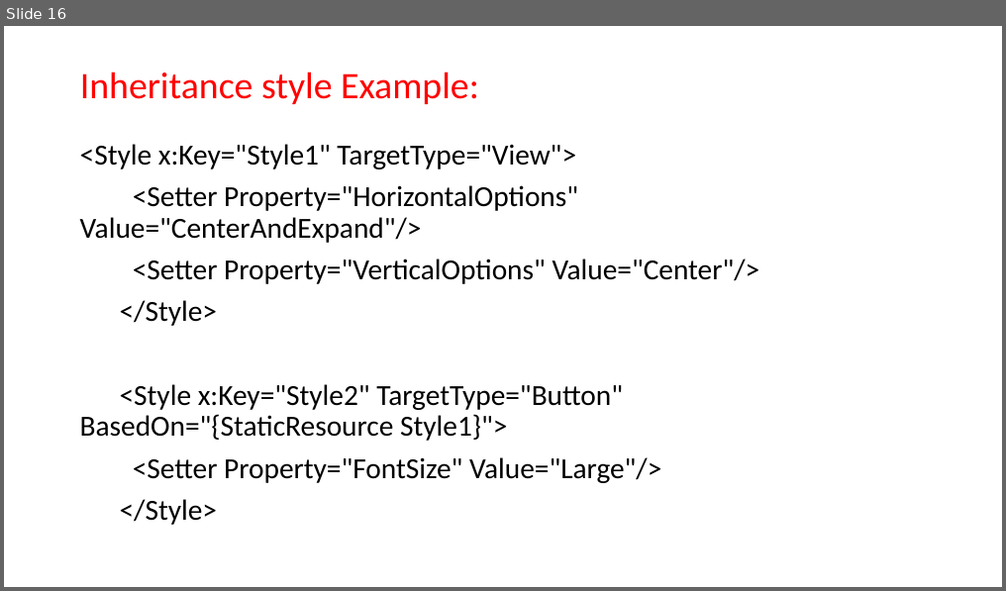
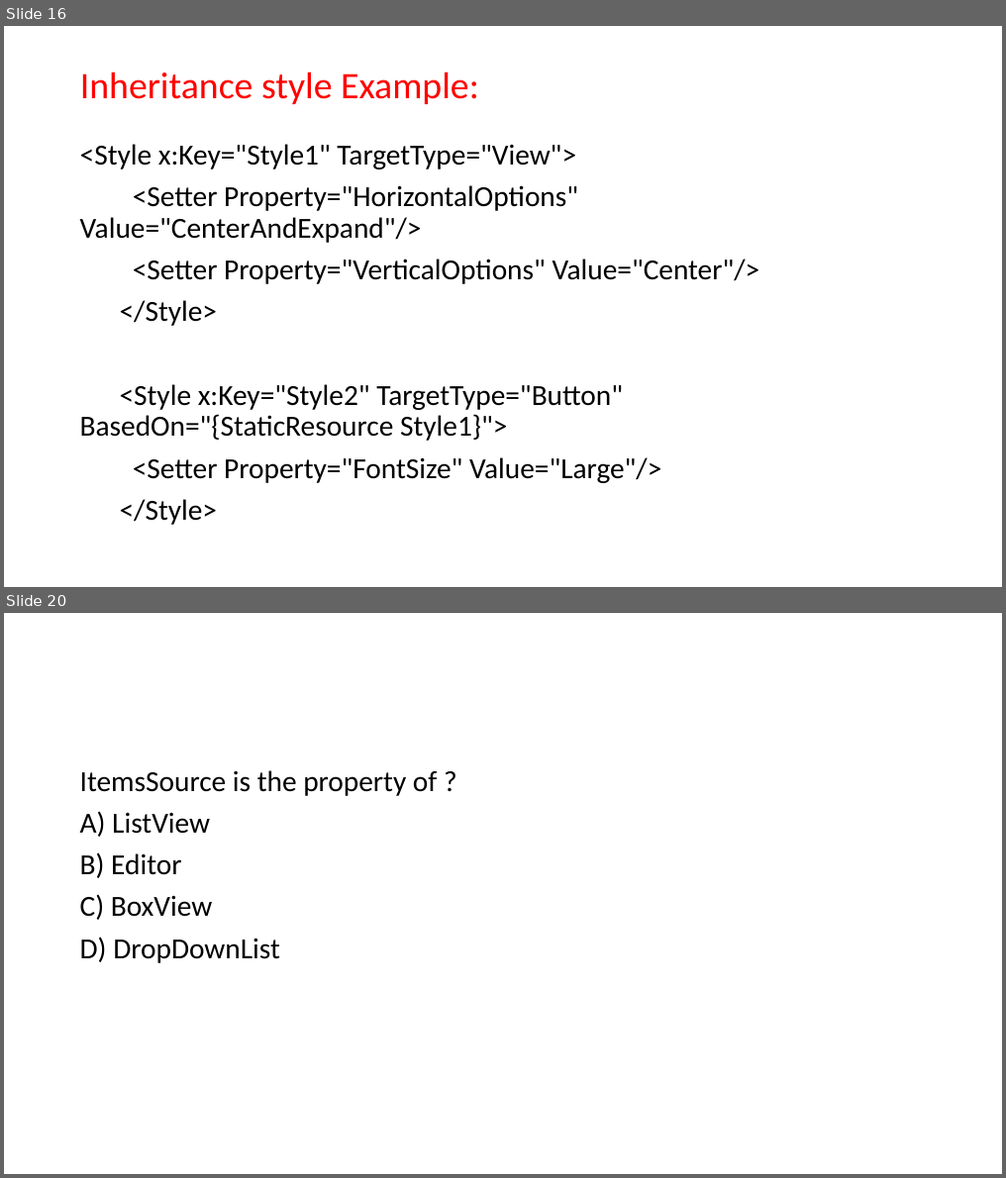
Before and after one commit to vishalamc/CAP914, a slide deck: Style in Xamarin.ppt. Shown one above the other, each under a label of ours: slide 16 before the commit, slides 16 and 20 after it; the slides between them are not shown. The pictures are 1006x591 and 1006x1178 pixels, drawn with LibreOffice and Linux fonts; fonts in the diff are those of the drawing. Boxes give left, top, right and bottom in pixels: in the first picture for what was removed or moved away, otherwise in the second. Text is boxed around its words. In the diff, an @@ line names an element or a change of style, - is before the commit and + after.

```diff
--- a/Style in Xamarin.ppt
+++ b/Style in Xamarin.ppt
@@ slide 20 added at box(4, 613, 1002, 1174), background #FFFFFF @@
@@ text added at box(80, 770, 437, 963), 28 pt, text #000000 @@
+ItemsSource is the property of ?
+A) ListView
+B) Editor
+C) BoxView
+D) DropDownList
```
Also in this commit, not shown: 1 slide changed, 3 other slides added, 1 slide removed, 1 other file.
